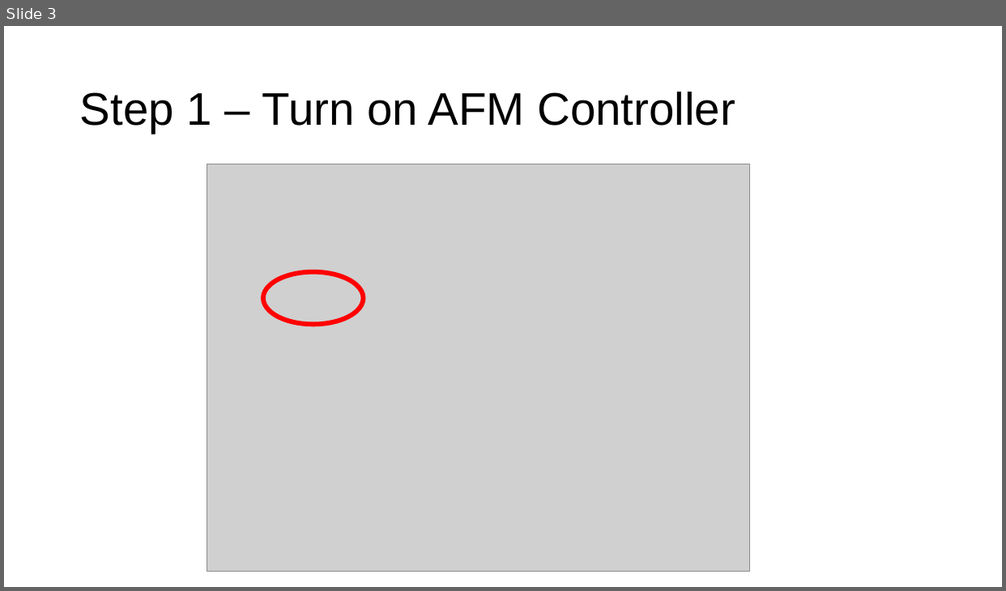
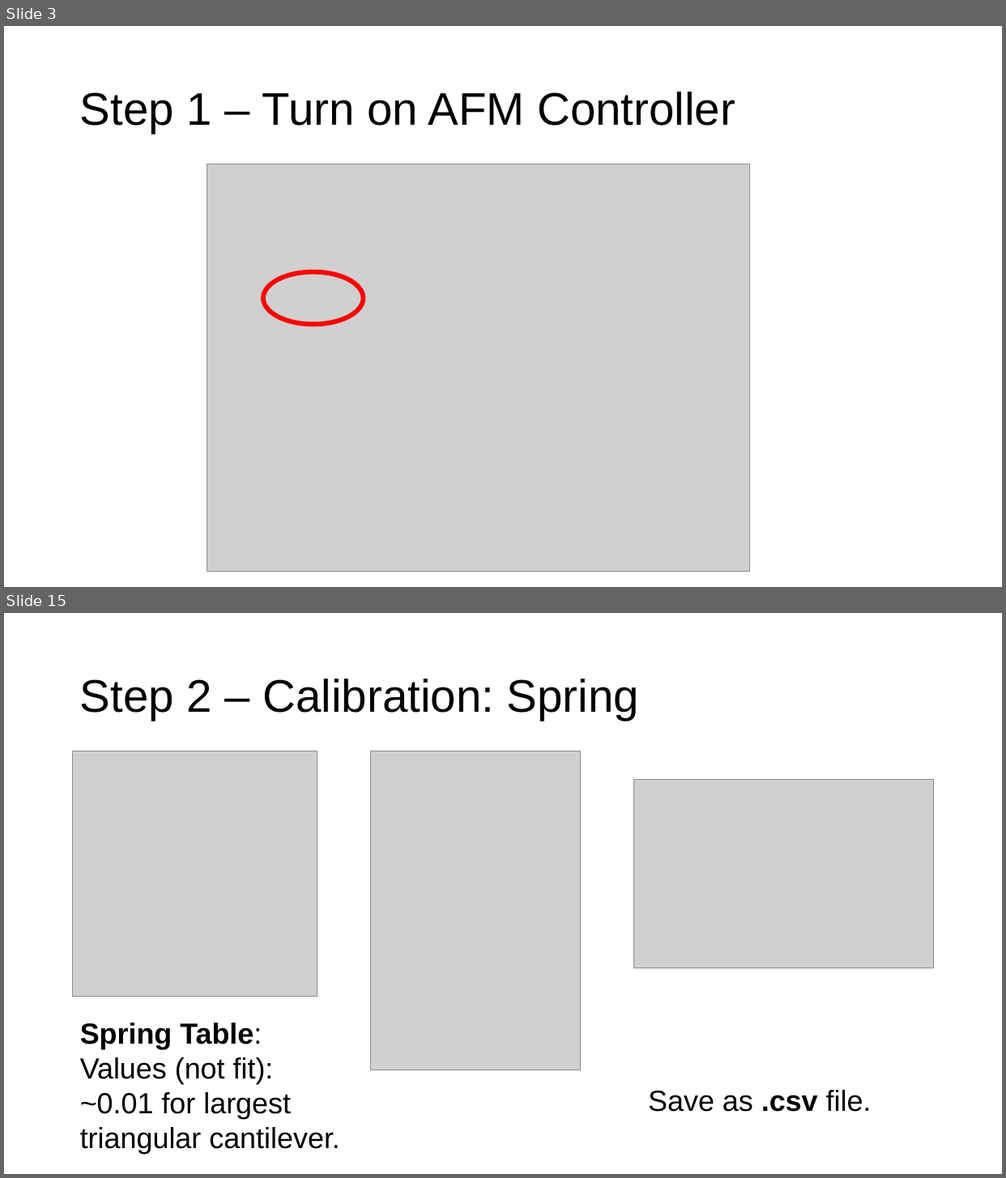
Before and after one commit to weizh888/DataAnalysisBioMechanicsLab, a slide deck: Manual - AFM (home-build).pptx. Shown one above the other, each under a label of ours: slide 3 before the commit, slides 3 and 15 after it; the slides between them are not shown. The pictures are 1006x591 and 1006x1178 pixels, drawn with LibreOffice and Linux fonts; fonts in the diff are those of the drawing; grey boxes stand for pictures. Boxes give left, top, right and bottom in pixels: in the first picture for what was removed or moved away, otherwise in the second. Text is boxed around its words. In the diff, an @@ line names an element or a change of style, - is before the commit and + after.

```diff
--- a/Manual - AFM (home-build).pptx
+++ b/Manual - AFM (home-build).pptx
@@ slide 15 added at [4, 613, 1002, 1174], background #FFFFFF @@
@@ title added at [80, 679, 639, 720], 44 pt, text #000000 @@
+Step 2 – Calibration: Spring
@@ picture added at [73, 752, 317, 997] @@
@@ picture added at [371, 752, 581, 1071] @@
@@ picture added at [634, 780, 934, 969] @@
@@ text added at [80, 1023, 340, 1154], 28 pt, text #000000 @@
+Spring Table:
+Values (not fit):
+~0.01 for largest triangular cantilever.
@@ text added at [648, 1090, 872, 1112], 28 pt, text #000000 @@
+Save as .csv file.
```
Also in this commit, not shown: 4 slides changed, 10 other slides added.
